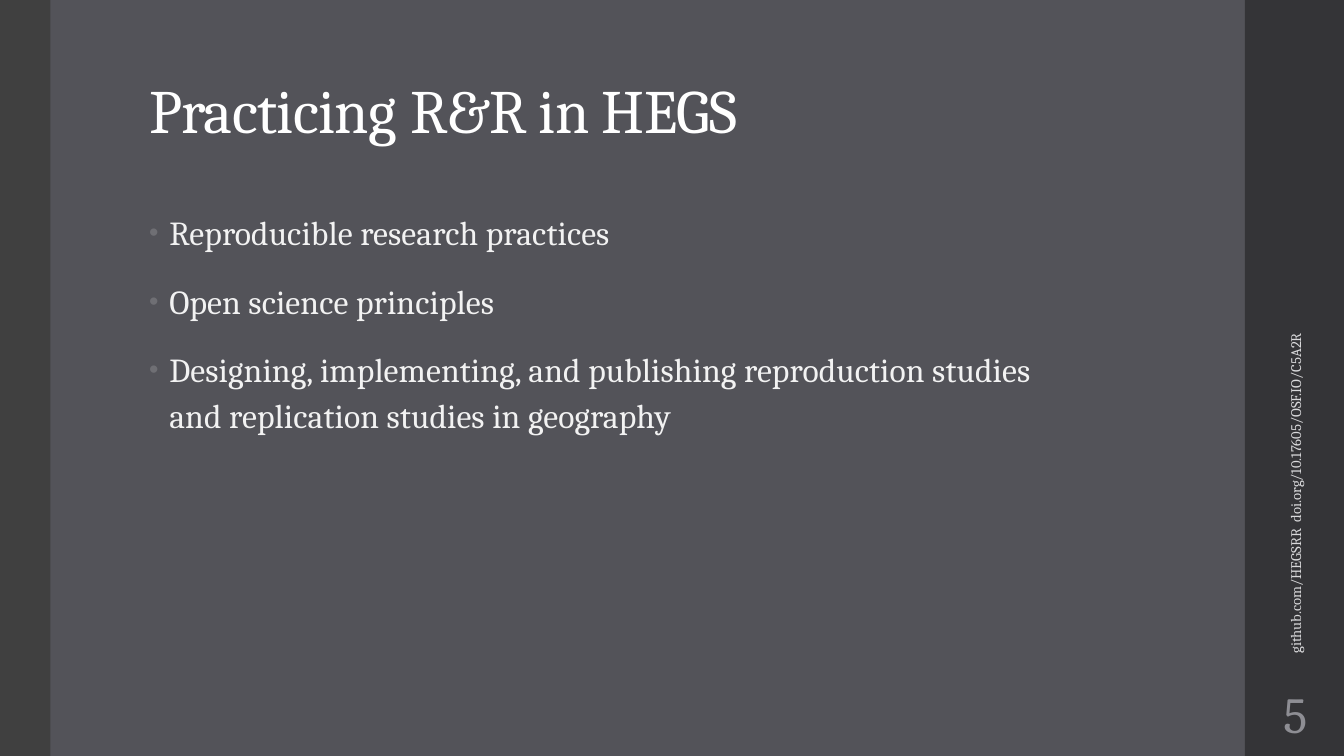
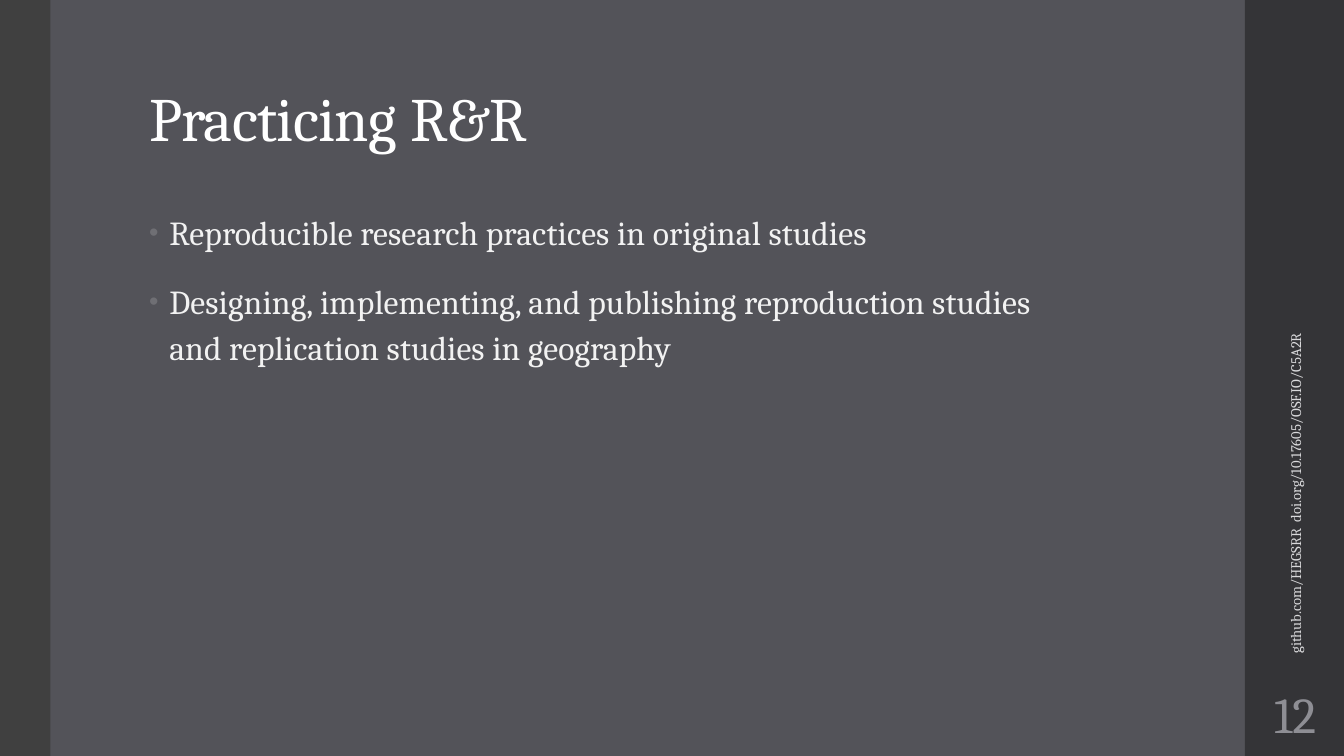
Before and after one commit to HEGSRR/UCGIS-Workshop, a slide deck: slide 12 of 01_Introduction.pptx (slide 5 before the commit). Drawn at 1344x756 pixels with LibreOffice and Linux fonts; fonts in the diff are those of the drawing. Boxes give left, top, right and bottom in pixels: in the first picture for what was removed or moved away, otherwise in the second. Text is boxed around its words. In the diff, an @@ line names an element or a change of style, - is before the commit and + after.

```diff
--- a/01_Introduction.pptx
+++ b/01_Introduction.pptx
@@ title at (149, 99, 526, 155): text changed @@
-Practicing R&R in HEGS
+Practicing R&R
@@ text at (169, 221, 867, 253): text changed @@
-• Reproducible research practices
-• Open science principles
+• Reproducible research practices in original studies
@@ page number at (1274, 699, 1316, 733): text changed @@
-5
+12
```
Also in this commit, not shown: 10 other slides changed, 15 slides added.
